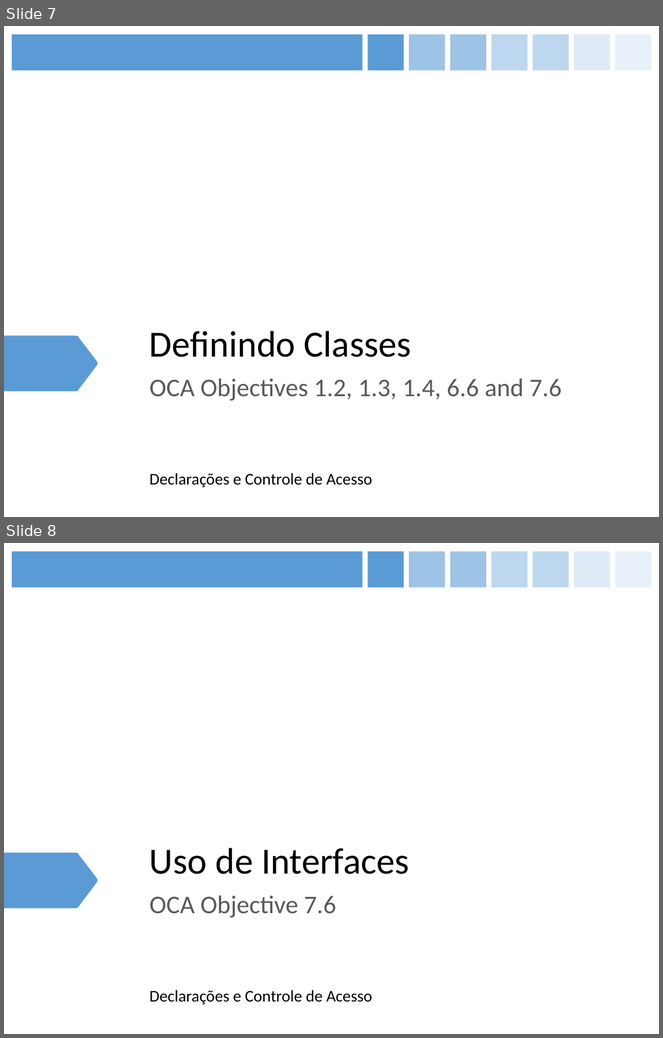
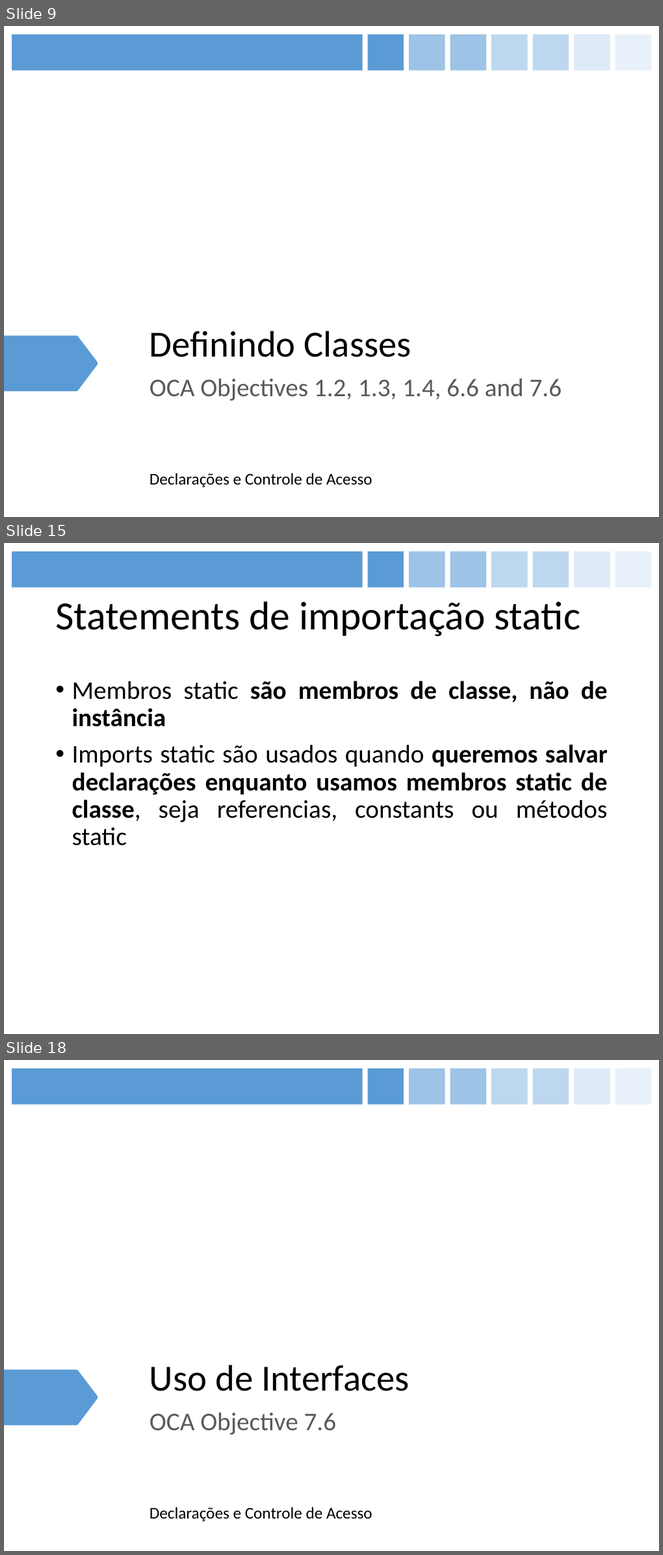
Before and after one commit to figueiredojrr/treinamentoJavaSeOcaAgosto, a slide deck: OCA.pptx. Shown one above the other, each under a label of ours: slides 7 and 8 before the commit, slides 9, 15 and 18 after it; the slides between them are not shown. The pictures are 663x1038 and 663x1555 pixels, drawn with LibreOffice and Linux fonts; fonts in the diff are those of the drawing. Boxes give left, top, right and bottom in pixels: in the first picture for what was removed or moved away, otherwise in the second. Text is boxed around its words. In the diff, an @@ line names an element or a change of style, - is before the commit and + after.

```diff
--- a/OCA.pptx
+++ b/OCA.pptx
@@ slide 15 added at (4,543,659,1034), background #FFFFFF; not listed: 8 template elements that a slide beside it also shows @@
@@ title added at (55,601,581,637), 44 pt, text #000000 @@
+Statements de importação static
@@ text added at (72,681,608,846), 28 pt, text #000000, bold @@
+• Membros static são membros de classe, não de instância
+• Imports static são usados quando queremos salvar declarações enquanto usamos membros static de classe, seja referencias, constants ou métodos static
@@ what was slide 7 is now slide 9 @@
@@ what was slide 8 is now slide 18 @@
```
Also in this commit, not shown: 2 slides changed, 12 other slides added.
